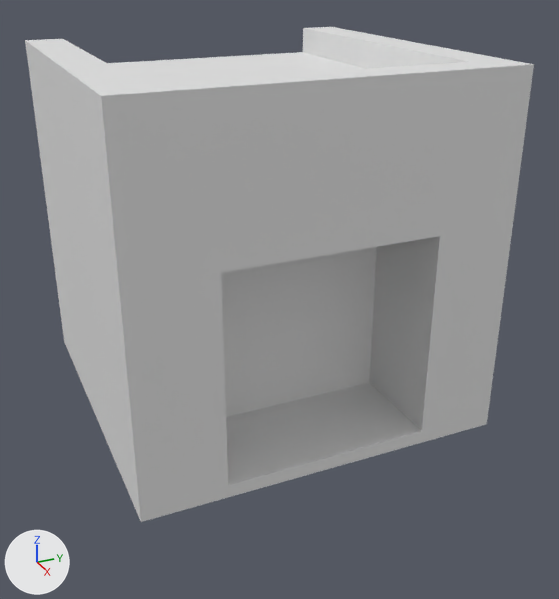
The OBJ model sim/assets/models/arenito.obj, before and after one commit.
Before and after are seen from a 50 mm camera at (2.73, -1.11, 1.73) aimed at (0.21, 0.02, 0.47). The lights are fixed; the arrows at lower left show +X, +Y and +Z. Where no turn or scale is listed for an object, it has been applied to the vertices.
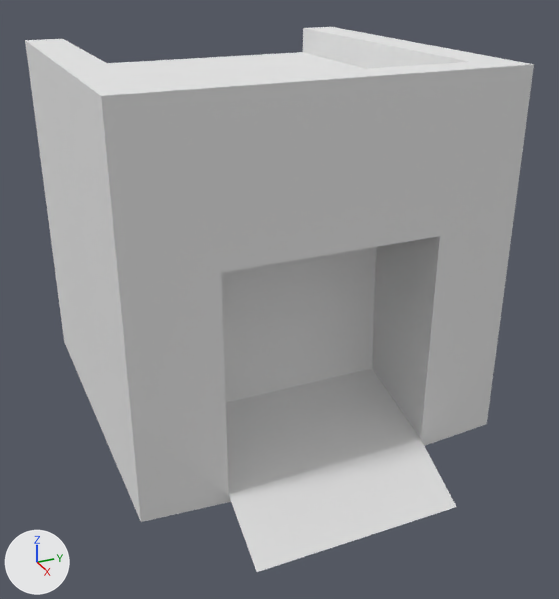
Commit message: Actualización: Modelo de Arenito

Scene script edits in JSON lines:
```json
{"op": "add", "block": "mat_material_001", "code": ["mat_material_001 = principled_material('Material.001')", "mat_material_001.base_color = (0.8, 0.8, 0.8)  # white #e7e7e7", "mat_material_001.roughness = 1.0"]}
{"block": "me_cube", "where": "# used by ob_cube; location = (0.0, 0.0, 0.0)"}
{"op": "remove", "block": "me_cube", "code": "me_cube.from_pydata(...)  # 60 vertices, 49 faces; spans x -0.7..0.7, y -0.7..0.7, z 0.0..1.376"}
{"op": "remove", "block": "me_cube", "code": "me_cube.materials.append(mat_material)  # white #e7e7e7"}
{"op": "add", "block": "me_cube", "code": "me_cube.from_pydata(...)  # 66 vertices, 55 faces; spans x -0.7..0.946, y -0.7..0.7, z -0.136..1.376"}
{"block": "me_cube", "change": "me_cube part 1"}
{"block": "me_cube", "change": "2 faces are deleted"}
{"block": "me_cube", "change": "3 vertices in x 0.7, y -0.35..0.35, z 0.0 move by (-0.016, 0.0, -0.037)"}
{"block": "me_cube", "change": "3 vertices in x 0.7, y -0.392..0.392, z 0.052 move by (-0.001, 0.0, -0.04)"}
{"block": "me_cube", "change": "3 vertices in x 0.304, y -0.392..0.392, z 0.052 move by (0.017, 0.0, 0.077)"}
{"block": "me_cube", "change": "6 vertices are added at (0.93, 0.0, -0.136), (0.93, -0.35, -0.136), (0.93, 0.35, -0.136), (0.946, 0.0, -0.122), (0.946, 0.392, -0.122), (0.946, -0.392, -0.122)"}
{"block": "me_cube", "change": "8 new faces join them"}
{"op": "add", "block": "me_cube", "code": "me_cube.materials.append(mat_material_001)  # white #e7e7e7"}
```

Pixel boxes [x1, y1, x2, y2] of what changed, in the pictures (559 x 599 px):
```json
{"object": "Cube", "change": "reshaped", "before": [25, 27, 534, 522], "after": [25, 27, 534, 572], "on screen": "10% taller"}
{"part": 1, "of": "me_cube", "change": "built on", "before": [123, 261, 508, 522], "after": [123, 261, 508, 572]}
```
